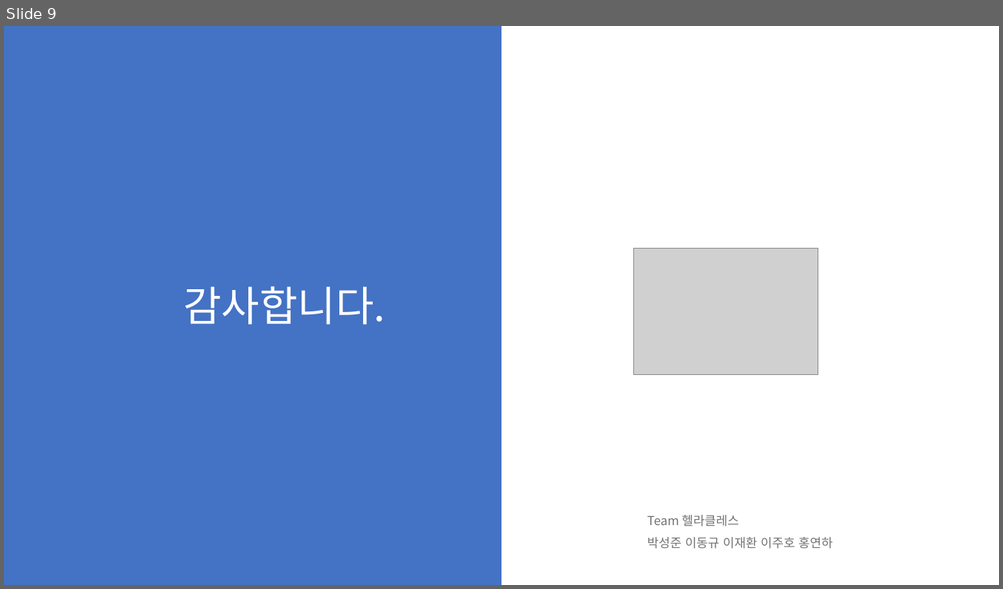
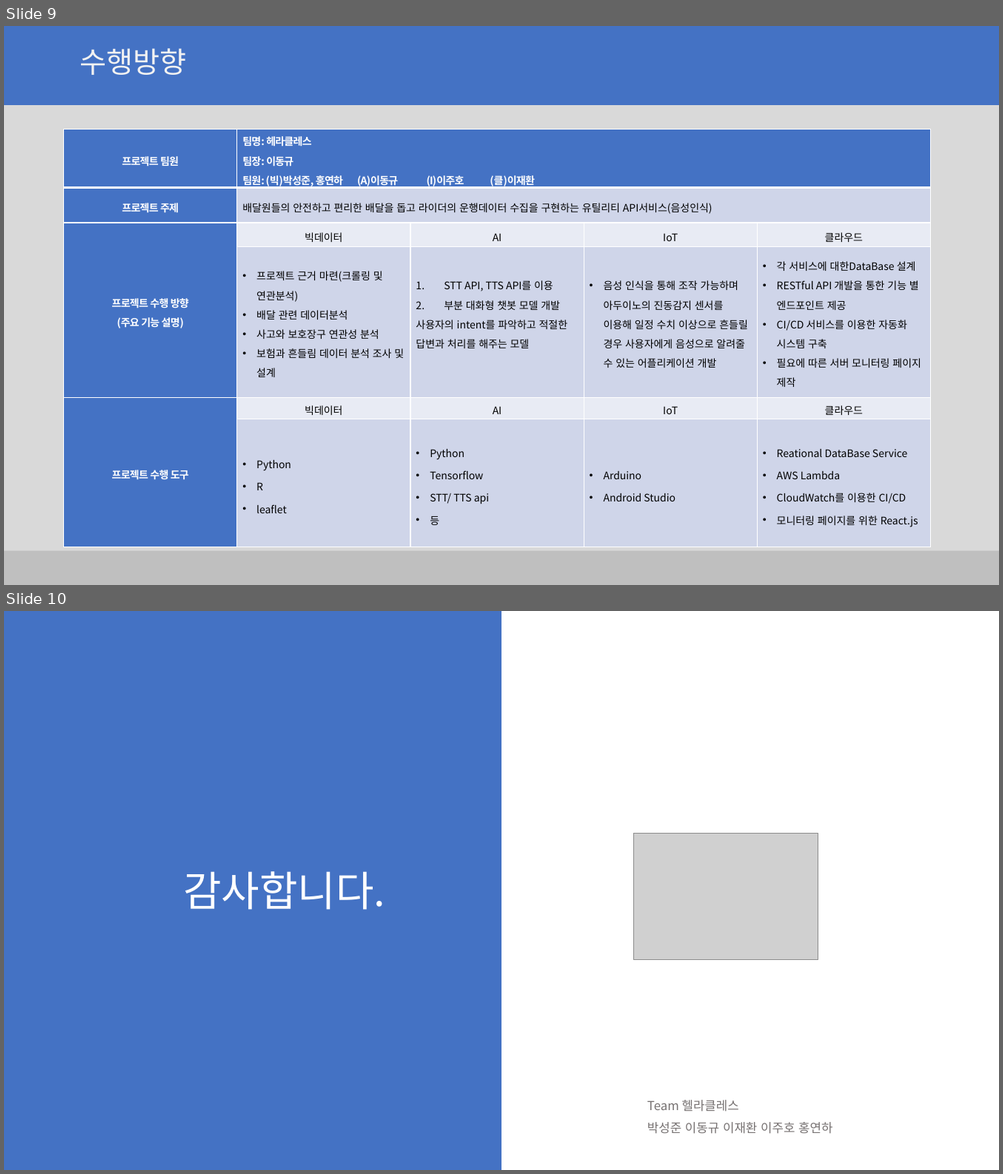
Before and after one commit to dklee801/Hel_ri_celus, a slide deck: 기획/아이템 기획안/[융복합]_4조 아이템소개 ppt(기획안 중간발표).pptx. Shown one above the other, each under a label of ours: slide 9 before the commit, slides 9 and 10 after it. The pictures are 1003x589 and 1003x1174 pixels, drawn with LibreOffice and Linux fonts; fonts in the diff are those of the drawing; grey boxes stand for pictures; background and template pictures are left out. Boxes give left, top, right and bottom in pixels: in the first picture for what was removed or moved away, otherwise in the second. Text is boxed around its words. In the diff, an @@ line names an element or a change of style, - is before the commit and + after.

```diff
--- a/기획/아이템 기획안/[융복합]_4조 아이템소개 ppt(기획안 중간발표).pptx
+++ b/기획/아이템 기획안/[융복합]_4조 아이템소개 ppt(기획안 중간발표).pptx
@@ slide 9 added at (4,26,999,585), background #D9D9D9 @@
@@ rectangle added at (4,26,999,105), fill #4472C4 @@
@@ title added at (79,48,186,75), 28 pt, text #F2F2F2 @@
+수행방향
@@ table added at (64,130,929,541), 6 rows, 5 columns @@
+프로젝트 팀원 | 팀명: 헤라클레스 / 팀장: 이동규 / 팀원: (빅)박성준, 홍연하 (A)이동규 (I)이주호 (클)이재환 |  |  | 
+프로젝트 주제 | 배달원들의 안전하고 편리한 배달을 돕고 라이더의 운행데이터 수집을 구현하는 유틸리티 API서비스(음성인식) |  |  | 
+프로젝트 수행 방향 / (주요 기능 설명) | 빅데이터 | AI | IoT | 클라우드
+ | 프로젝트 근거 마련(크롤링 및 연관분석) / 배달 관련 데이터분석 / 사고와 보호장구 연관성 분석 / 보험과 흔들림 데이터 분석 조사 및 설계 | STT API, TTS API를 이용 / 부분 대화형 챗봇 모델 개발 / 사용자의 intent를 파악하고 적절한 답변과 처리를 해주는 모델 | 음성 인식을 통해 조작 가능하며 아두이노의 진동감지 센서를 이용해 일정 수치 이상으로 흔들릴 경우 사용자에게 음성으로 알려줄 수 있는 어플리케이션 개발 | 각 서비스에 대한DataBase 설계 / RESTful API 개발을 통한 기능 별 엔드포인트 제공 / CI/CD 서비스를 이용한 자동화 시스템 구축 / 필요에 따른 서버 모니터링 페이지 제작
+프로젝트 수행 도구 | 빅데이터 | AI | IoT | 클라우드
+ | Python / R / leaflet | Python / Tensorflow / STT/ TTS api / 등 | Arduino / Android Studio | Reational DataBase Service / AWS Lambda / CloudWatch를 이용한 CI/CD / 모니터링 페이지를 위한 React.js
@@ rectangle added at (4,551,999,585), fill #BFBFBF @@
@@ what was slide 9 is now slide 10 @@
```
Also in this commit, not shown: 5 slides changed, 3 other files.
